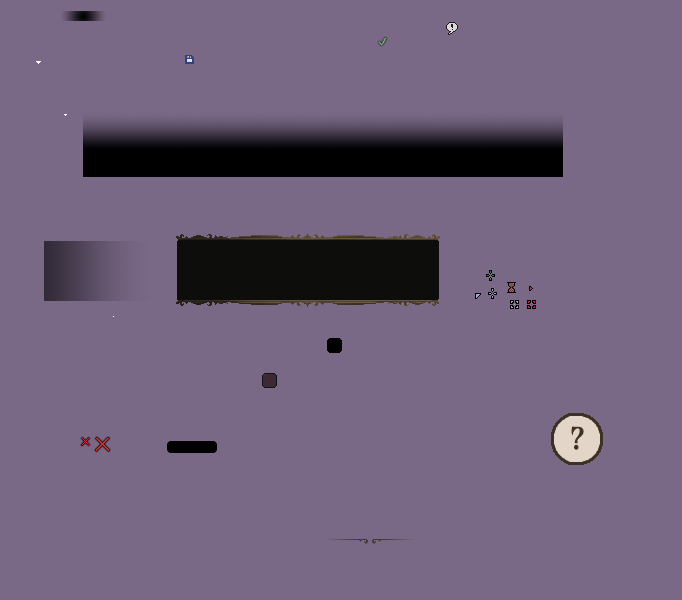
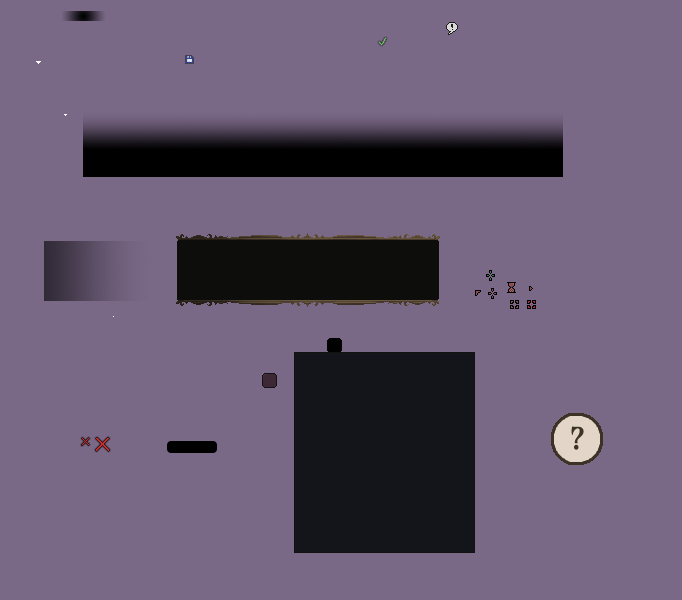
Before/after of a 682x600 layered artwork. What changed in the layer stack:
added group "ItemMenuContainer.png" with 1 layers above "Mouse cursors" over (x1=294, y1=352, x2=475, y2=553)
added layer "Rectangle 1" in group "ItemMenuContainer.png" over (x1=294, y1=352, x2=475, y2=553)
painted on "MouseCursorArrow.png" over (x1=475, y1=290, x2=481, y2=299)
painted on "MouseCursorTarget.png" over (x1=511, y1=301, x2=518, y2=308)
painted on "MouseCursorCross.png" over (x1=489, y1=289, x2=496, y2=298)
